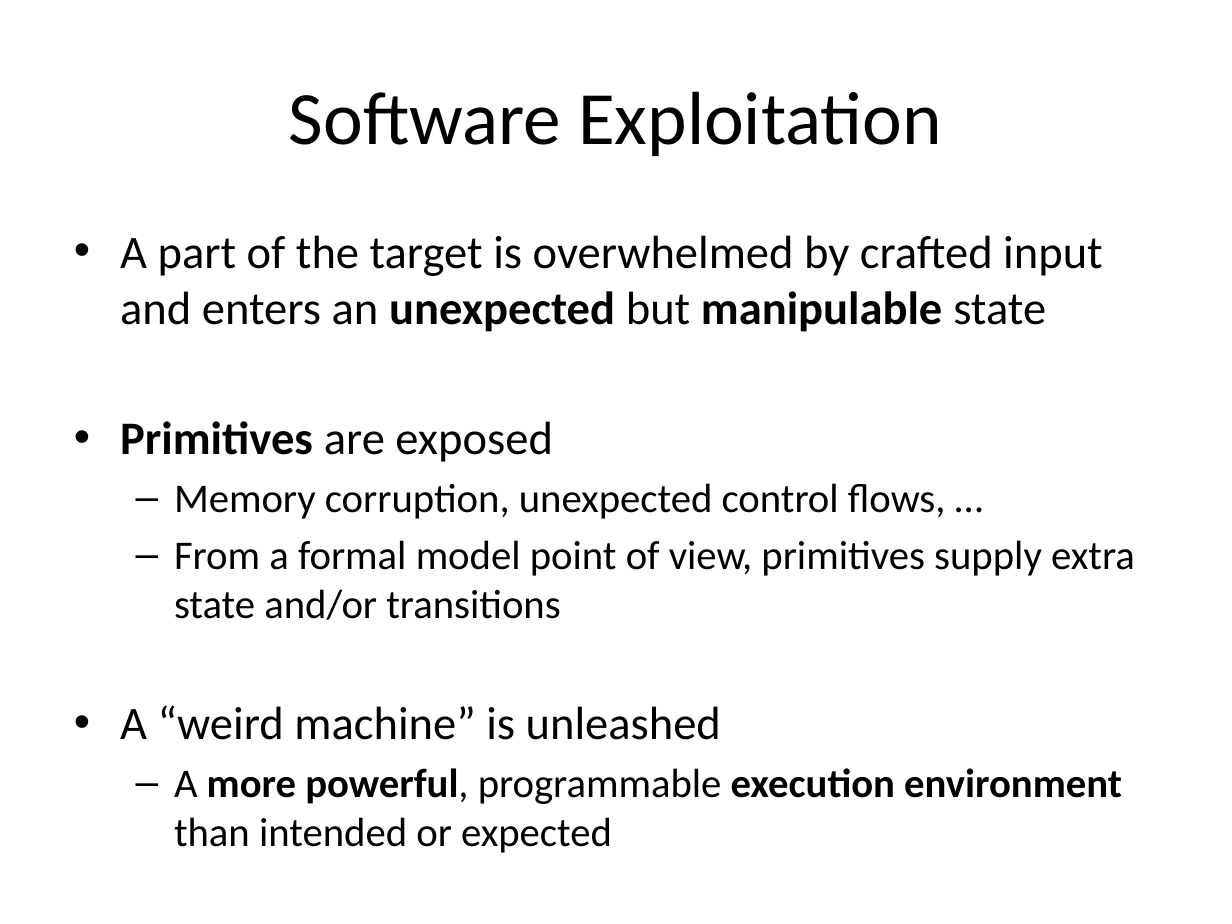
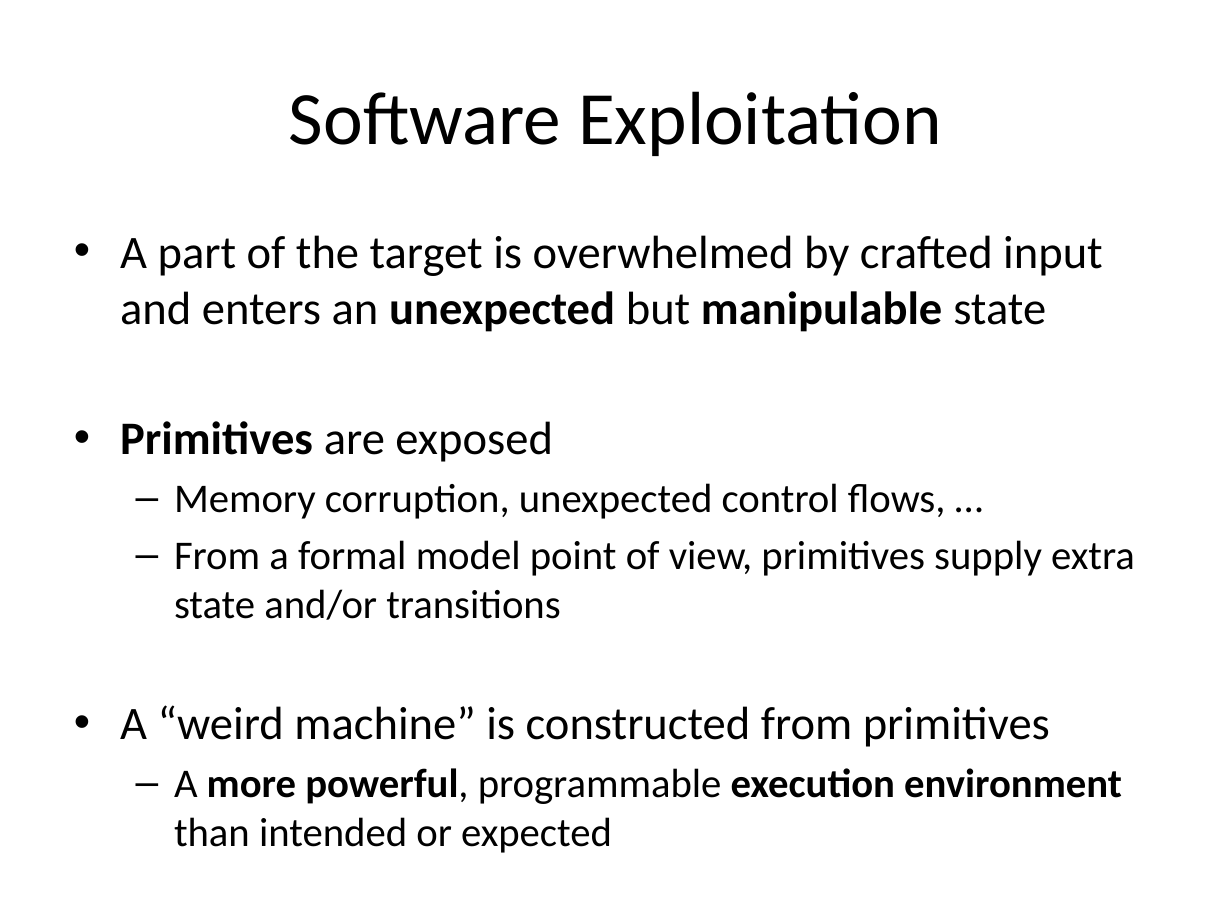
Before and after one commit to rrbranco/Defcon2012, a slide deck: slide 5 of JamesSergeyRodrigoDefcon2012.pptx. Drawn at 1232x924 pixels with LibreOffice and Linux fonts; fonts in the diff are those of the drawing. Boxes give left, top, right and bottom in pixels: in the first picture for what was removed or moved away, otherwise in the second. Text is boxed around its words. In the diff, an @@ line names an element or a change of style, - is before the commit and + after.

```diff
--- a/JamesSergeyRodrigoDefcon2012.pptx
+++ b/JamesSergeyRodrigoDefcon2012.pptx
@@ text at (120,705,1050,747): text changed @@
-• A “weird machine” is unleashed
+• A “weird machine” is constructed from primitives
```
Also in this commit, not shown: 10 other slides changed, 1 slide added, 1 slide removed.
